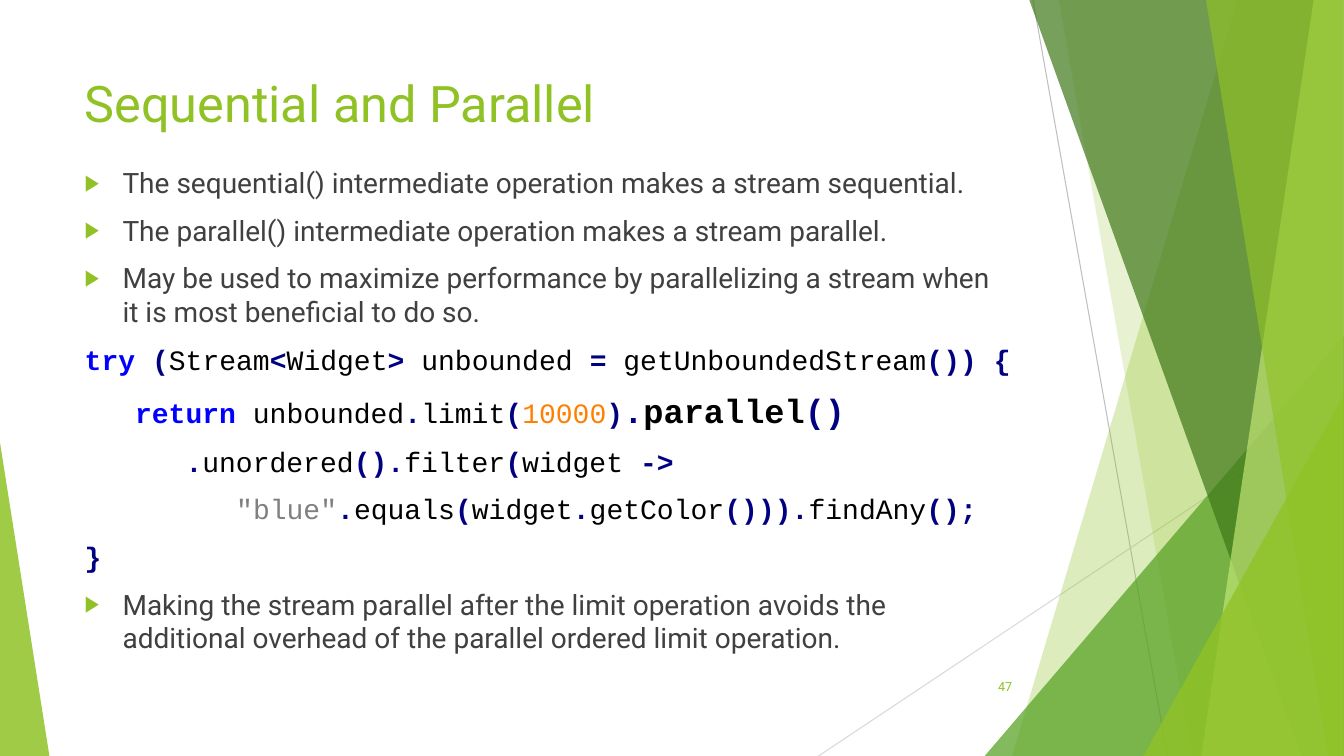
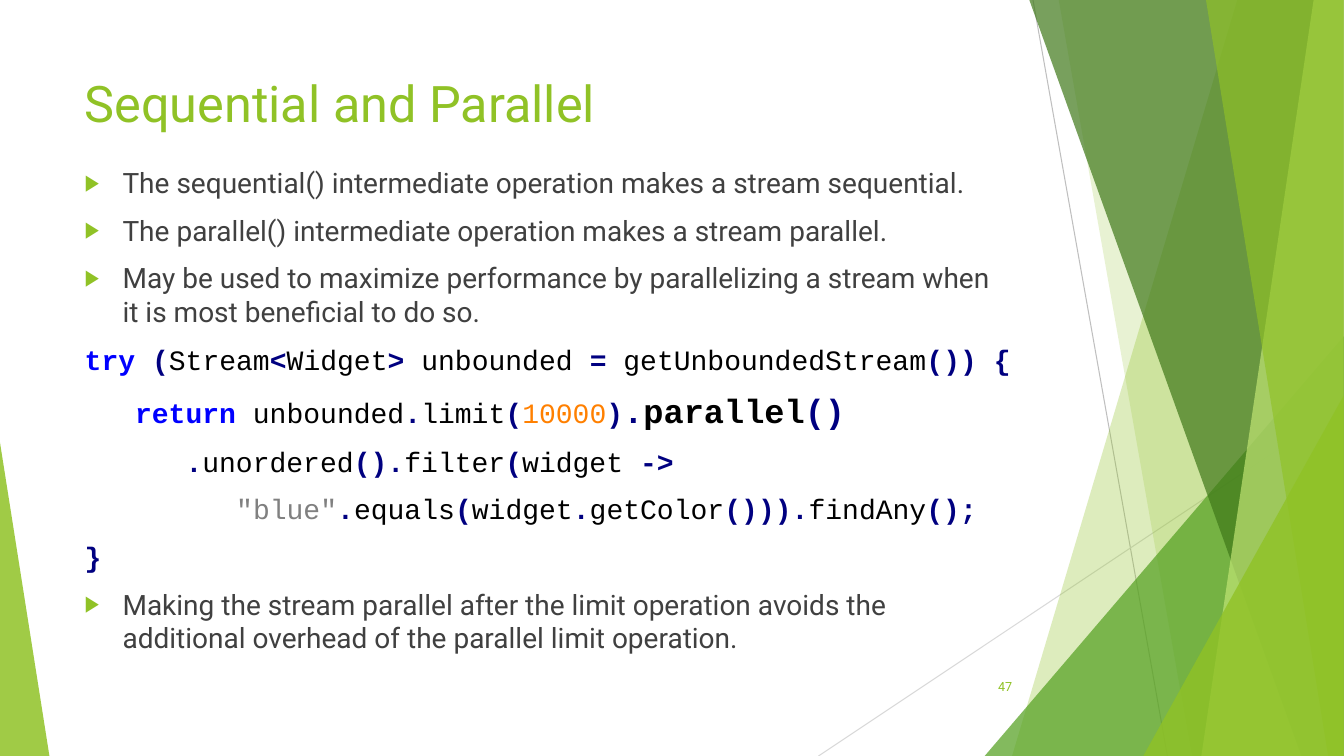
Before and after one commit to RichardRoda/2017-CodePaLOUsa-Lambda, a slide deck: slide 47 of Learning to Love the Lambda in the Stream.pptx. Drawn at 1344x756 pixels with LibreOffice and Linux fonts; fonts in the diff are those of the drawing. Boxes give left, top, right and bottom in pixels: in the first picture for what was removed or moved away, otherwise in the second. Text is boxed around its words. In the diff, an @@ line names an element or a change of style, - is before the commit and + after.

Commit message:
Fix parentheses error on terminal operation strategy slide. Misc other edits.

```diff
--- a/Learning to Love the Lambda in the Stream.pptx
+++ b/Learning to Love the Lambda in the Stream.pptx
@@ text at [123,593,885,654]: text changed @@
-▶ Making the stream parallel after the limit operation avoids the additional overhead of the parallel ordered limit operation.
+▶ Making the stream parallel after the limit operation avoids the additional overhead of the parallel limit operation.
```
Also in this commit, not shown: 4 other slides changed.
